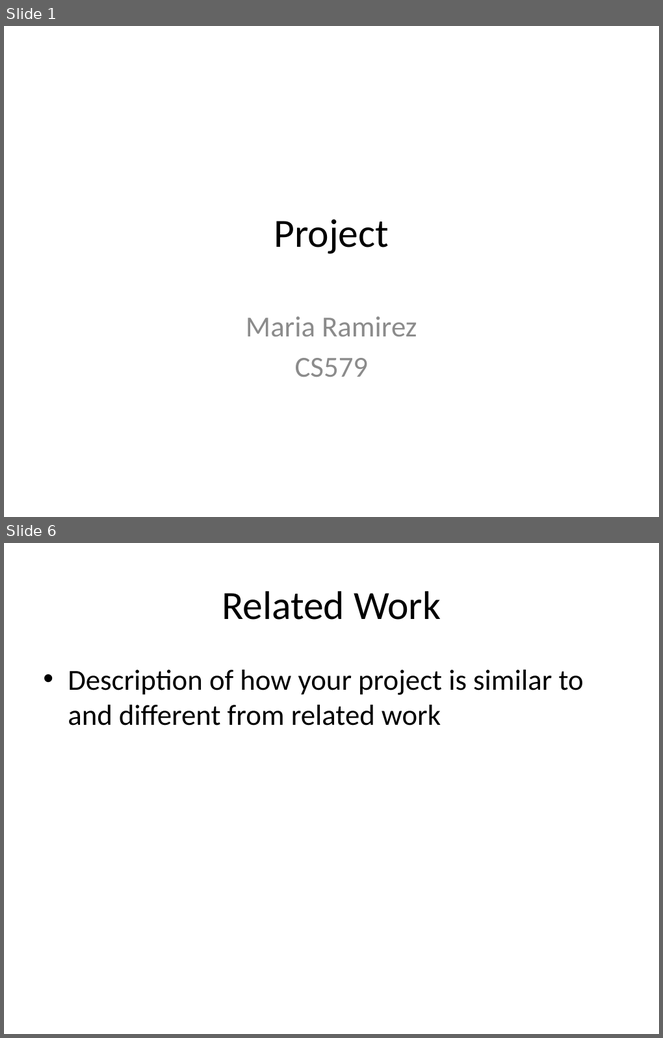
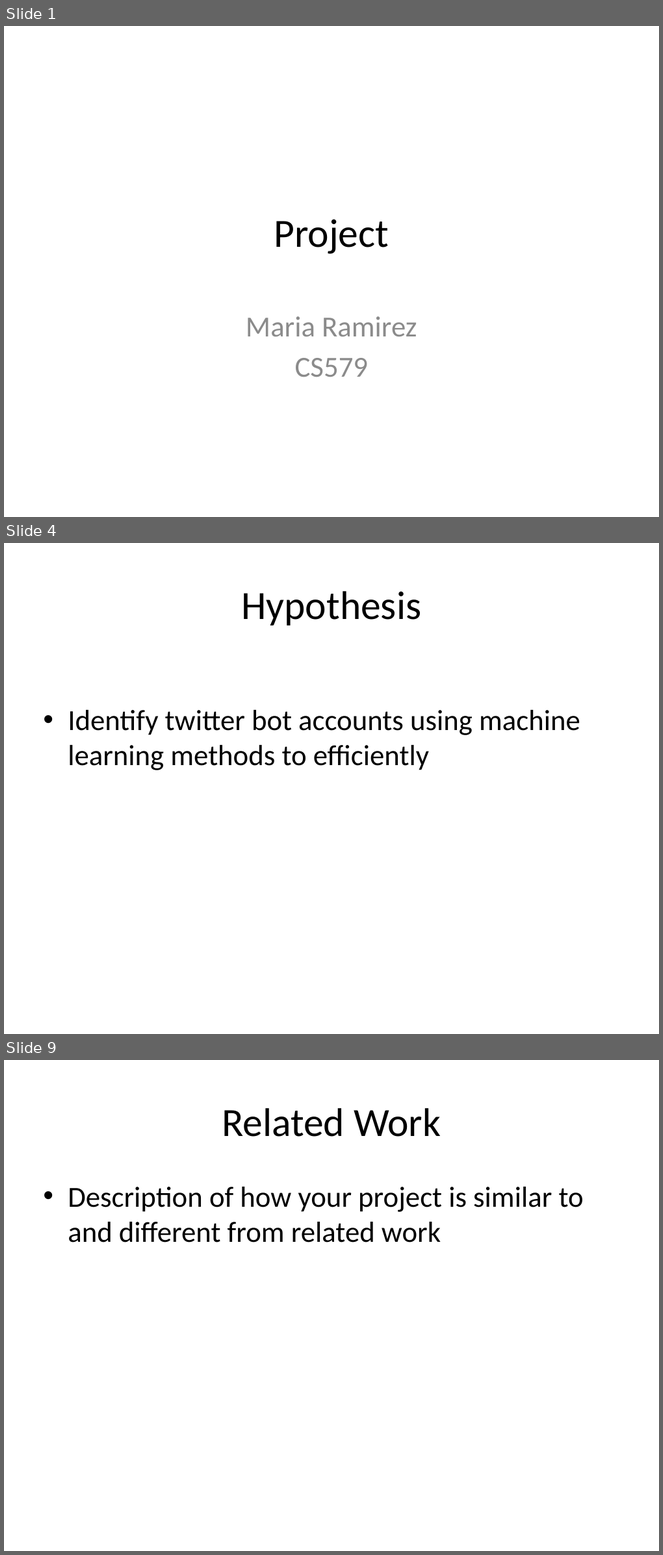
Before and after one commit to mramire8/osna, a slide deck: presentations/proposal.pptx. Shown one above the other, each under a label of ours: slides 1 and 6 before the commit, slides 1, 4 and 9 after it; the slides between them are not shown. The pictures are 663x1038 and 663x1555 pixels, drawn with LibreOffice and Linux fonts; fonts in the diff are those of the drawing. Boxes give left, top, right and bottom in pixels: in the first picture for what was removed or moved away, otherwise in the second. Text is boxed around its words. In the diff, an @@ line names an element or a change of style, - is before the commit and + after.

```diff
--- a/presentations/proposal.pptx
+++ b/presentations/proposal.pptx
@@ slide 4 added at bbox=[4, 543, 659, 1034], background #FFFFFF @@
@@ title added at bbox=[241, 591, 421, 626], 44 pt, text #000000 @@
+Hypothesis
@@ text added at bbox=[68, 710, 581, 771], 32 pt, text #000000 @@
+• Identify twitter bot accounts using machine learning methods to efficiently
@@ what was slide 6 is now slide 9 @@
```
Also in this commit, not shown: 2 slides changed, 6 other slides added, 3 slides removed, 1 other file.
